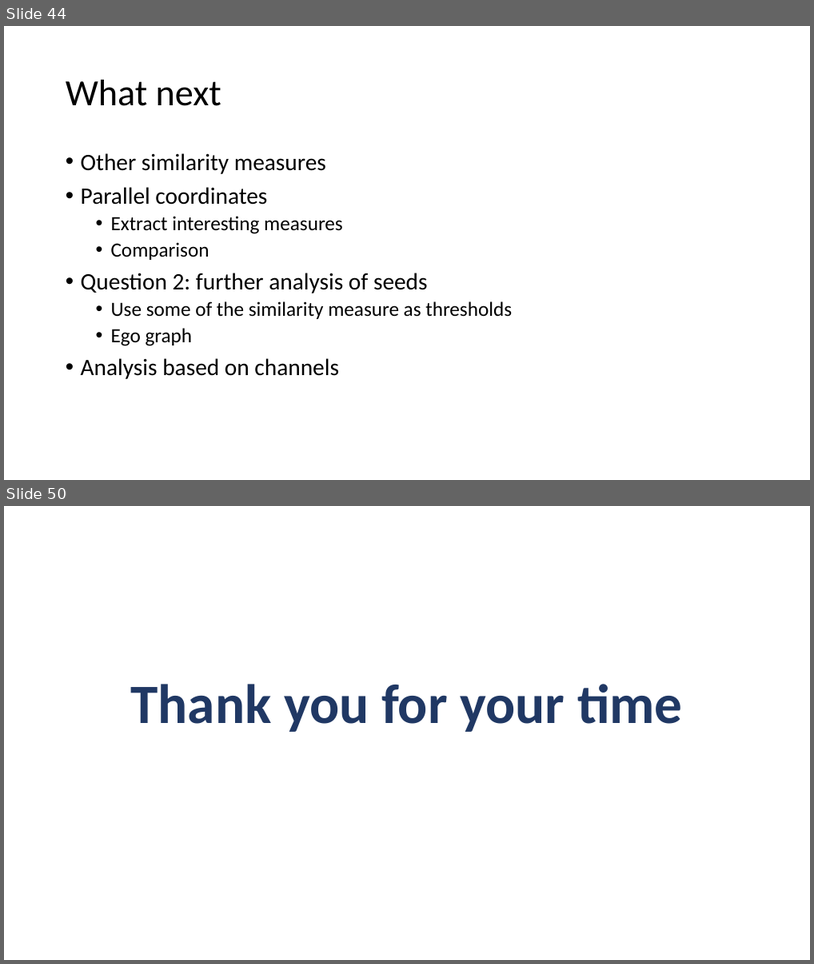
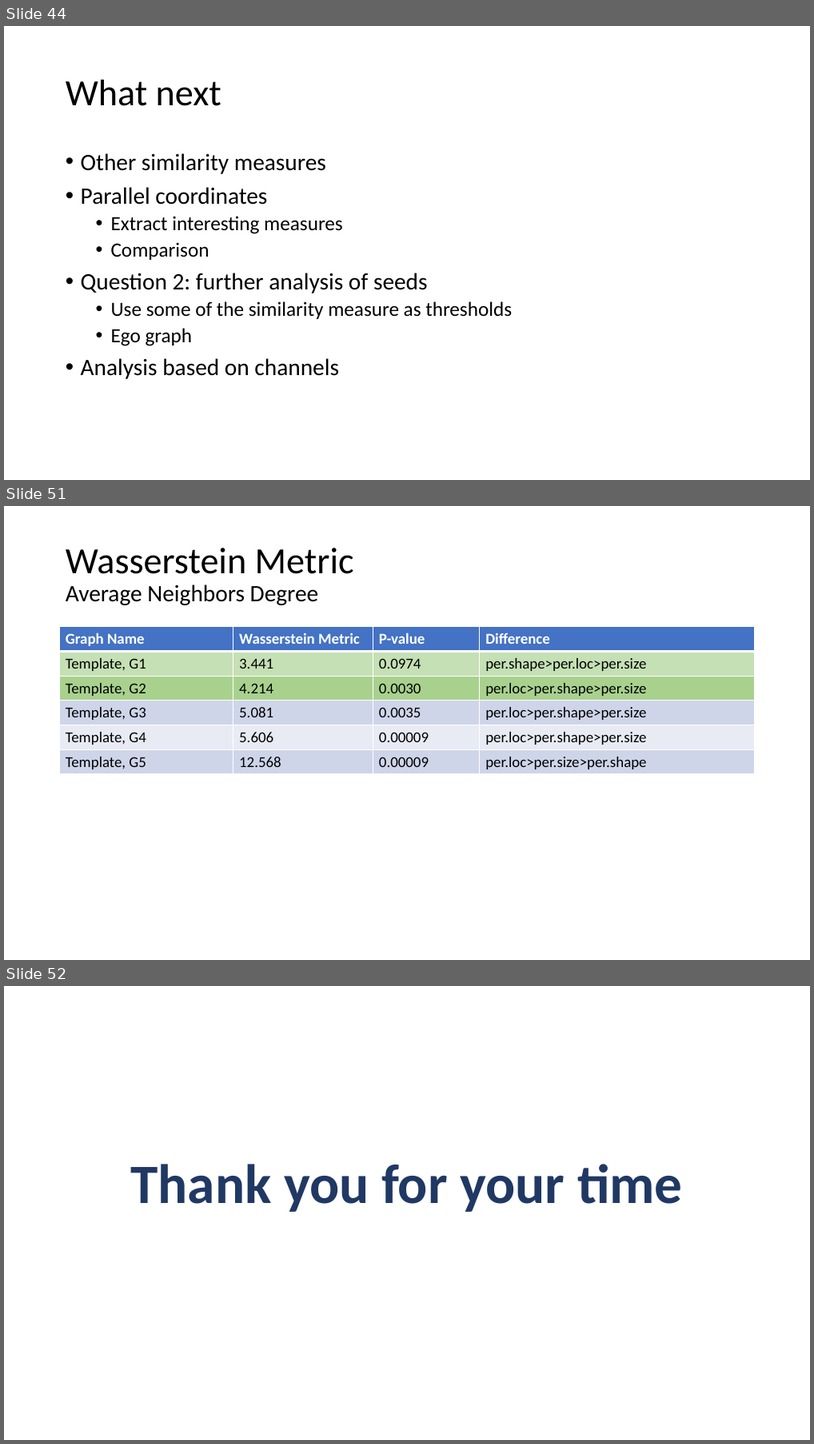
Before and after one commit to AtrayeeNeog/Visualization_2019-20, a slide deck: Documentation/Presentation/Project_Presentation_v2.pptx. Shown one above the other, each under a label of ours: slides 44 and 50 before the commit, slides 44, 51 and 52 after it; the slides between them are not shown. The pictures are 814x964 and 814x1444 pixels, drawn with LibreOffice and Linux fonts; fonts in the diff are those of the drawing. Boxes give left, top, right and bottom in pixels: in the first picture for what was removed or moved away, otherwise in the second. Text is boxed around its words. In the diff, an @@ line names an element or a change of style, - is before the commit and + after.

```diff
--- a/Documentation/Presentation/Project_Presentation_v2.pptx
+++ b/Documentation/Presentation/Project_Presentation_v2.pptx
@@ slide 51 added at (x1=4, y1=506, x2=810, y2=960), background #FFFFFF @@
@@ title added at (x1=66, y1=548, x2=354, y2=605), 28 pt, text #000000 @@
+Wasserstein Metric
+Average Neighbors Degree
@@ table added at (x1=60, y1=627, x2=755, y2=774), 6 rows, 4 columns @@
+Graph Name | Wasserstein Metric | P-value | Difference
+Template, G1 | 3.441 | 0.0974 | per.shape>per.loc>per.size
+Template, G2 | 4.214 | 0.0030 | per.loc>per.shape>per.size
+Template, G3 | 5.081 | 0.0035 | per.loc>per.shape>per.size
+Template, G4 | 5.606 | 0.00009 | per.loc>per.shape>per.size
+Template, G5 | 12.568 | 0.00009 | per.loc>per.size>per.shape
@@ what was slide 50 is now slide 52 @@
```
Also in this commit, not shown: 5 slides changed, 1 other slide added, 2 other files.
